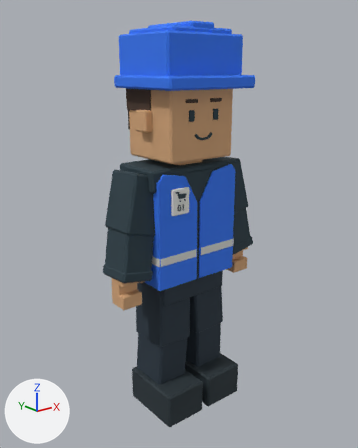
The Blender file assets/v3/blender/worker-manual.blend, before and after one commit.
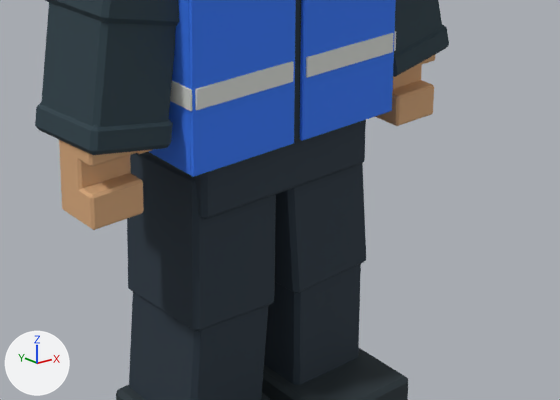
Old and new are each drawn whole from a 50 mm camera at (-1.33, -1.657, 1.53) aimed at (-0.013, -0.011, 0.871) and again close up on the part from 25% to 82% of the width and 51% to 83% of the height. Every picture has the same lights, and +X, +Y and +Z are marked at lower left. The older version's two pictures come first.

In view in the first close-up: 'boot_R', 'cuff_L', 'fore_sleeve_L', 'mitten_L_lower_pad', 'mitten_L_spine', 'pelvis_cloth', 'trouser_shin_L', 'trouser_shin_R', 'trouser_thigh_L', 'trouser_thigh_R', 'vest_front_L', 'vest_front_R' and 13 more.
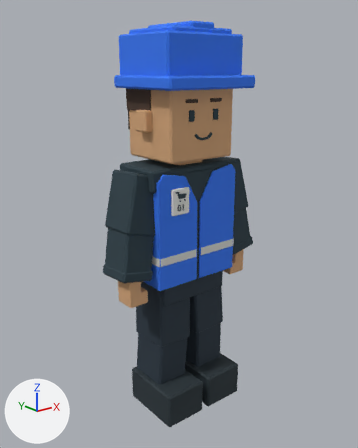
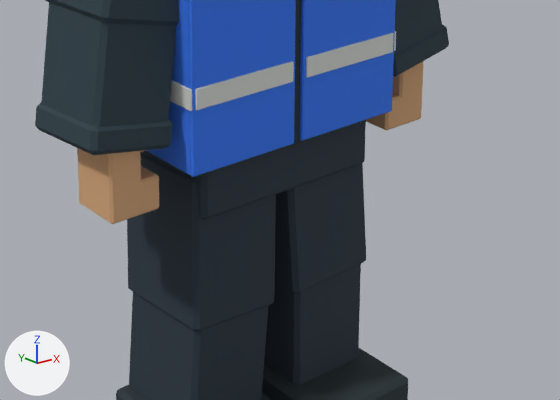
ob_joint__palm_roll_r is not drawn itself; it is the parent of ob_joint__hand_r.
ob_joint__palm_roll_l is not drawn itself; it is the parent of ob_joint__hand_l.

Boxes (x1, y1, x2, y2) around the edits, measured in the close-ups (560 x 400 px):
'mitten_L_spine', turned
    before: (59, 140, 131, 221)
    after: (77, 148, 141, 224)
'mitten_L_lower_pad', turned
    before: (78, 173, 144, 230)
    after: (140, 166, 159, 215)
'mitten_R_lower_pad', turned
    before: (383, 80, 434, 126)
    after: (366, 93, 402, 130)
'mitten_R_spine', turned
    before: (375, 65, 422, 120)
    after: (392, 61, 424, 126)
'mitten_L_upper_pad', turned (not visible afterwards)
    before: (77, 148, 137, 167)
'mitten_R_upper_pad', turned (not visible afterwards)
    before: (414, 54, 436, 67)
'mitten_L_thumb', turned (not visible afterwards)
    before: (136, 150, 152, 154)

The change in detail:
Object 'joint__palm_roll_L' (ob_joint__palm_roll_l) turns from (0, 0, 0) to (0, 0, 90) degrees about x, y and z.
Object 'joint__palm_roll_R' (ob_joint__palm_roll_r) turns from (0, 0, 0) to (0, 0, -90) degrees about x, y and z.
